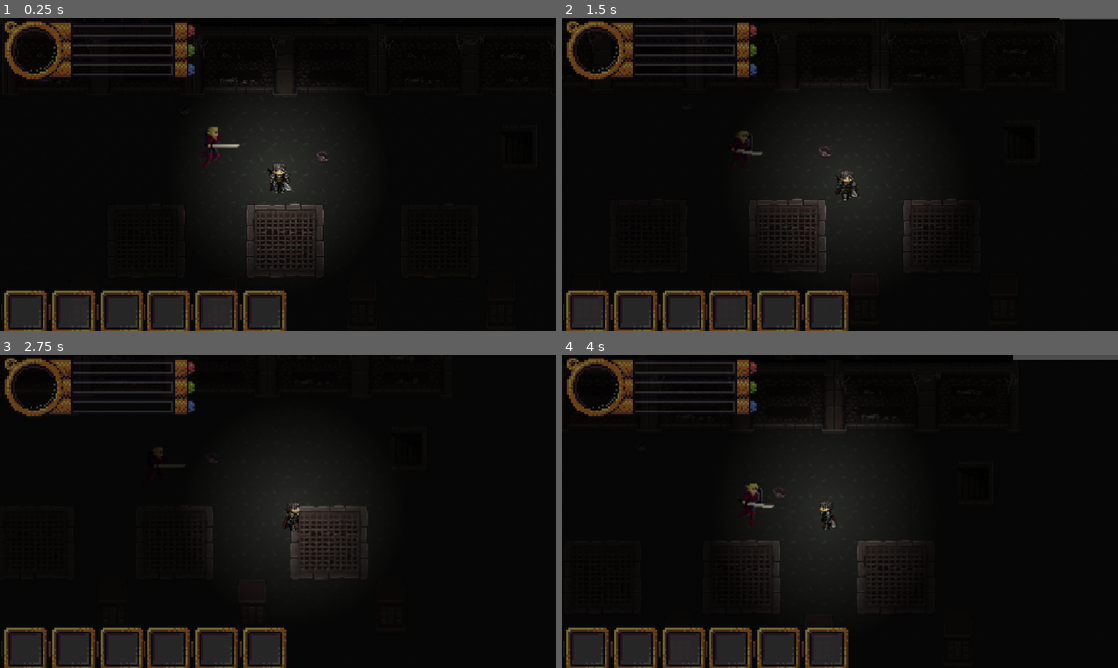
Above: before the commit, frames 1-4 (two rows, left to right).
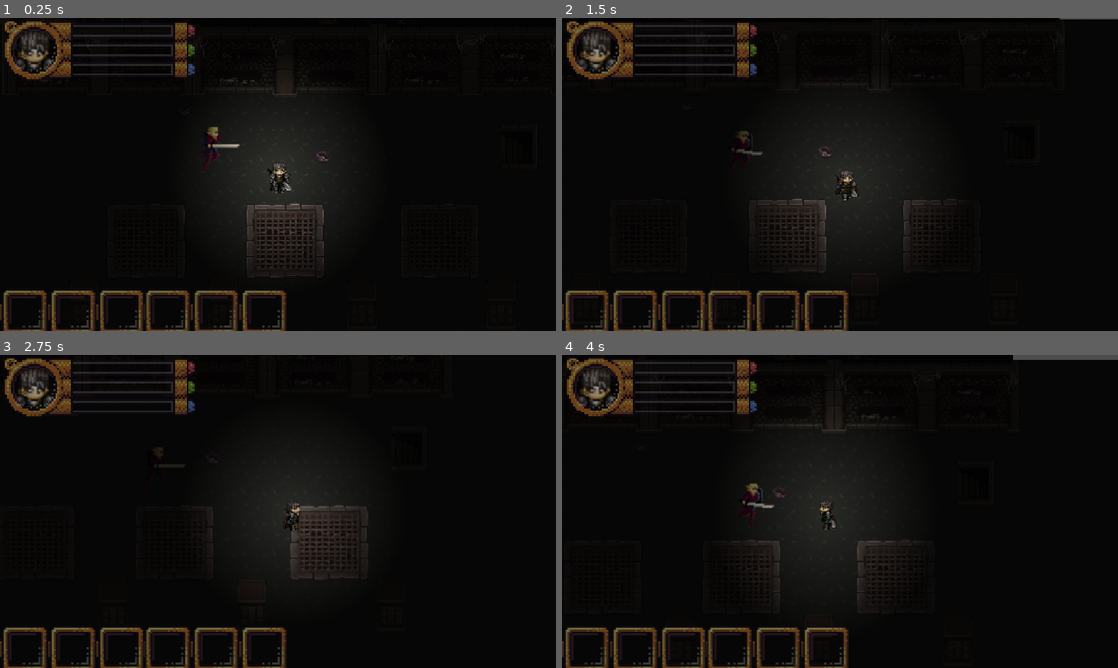
Above: after the commit, the same moments.

Repository: bbm-games/dankcryptic
Game: Godot game, scene res://game.tscn
The game is run twice, just before and just after one commit, with the same random seed, the same clock (stepped at 60 frames per second) and the same inputs. This scene is started directly instead of the project's main scene.
Inputs (mouse positions are in pixels of both pictures, inside the frame that each line leads up to):
- Up to frame 1 (0.25 s): no input
- Up to frame 2 (1.5 s): move the mouse to (962, 158) at 0.52 s; hold D (walk_right) 0.53-1.28 s; hold Space (dash) 0.53-1.28 s; move the mouse to (728, 190) at 1.27 s; hold S (walk_down) from 1.28 s (still down); tap Space (dash) at 1.35 s
- Up to frame 3 (2.75 s): move the mouse to (333, 442) at 2.02 s; release S (walk_down) at 2.03 s; hold D (walk_right) from 2.03 s (still down); hold Space (dash) from 2.03 s (still down)
- Up to frame 4 (4 s): move the mouse to (812, 574) at 2.77 s; release D (walk_right) at 2.78 s; release Space (dash) at 2.78 s; hold W (walk_up) 2.78-3.53 s; tap Space (dash) at 2.85 s; move the mouse to (1006, 558) at 3.52 s; hold A (walk_left) from 3.53 s (still down); hold Space (dash) from 3.53 s (still down)

The runs differ from the first frame. In frame 1, 4.0% of the frame differs, in the area x 0-52%, y 4-100%; in frame 2, 3.9%; in frame 3, 4.0%; in frame 4, 4.0%.

Commit message:
some more changes

Diff:
--- a/game.tscn
+++ b/game.tscn
@@ -158,6 +158,14 @@
 position = Vector2(75, 303)
 texture = ExtResource("2_835av")
 
+[node name="portrait" type="Sprite2D" parent="HUDLayer/CanvasGroup"]
+z_index = -1
+position = Vector2(33, 32)
+scale = Vector2(1.75227, 1.65044)
+texture = ExtResource("6_ui0lc")
+region_enabled = true
+region_rect = Rect2(15.631, 10.3269, 33.099, 27.0018)
+
 [node name="AnimationPlayer" type="AnimationPlayer" parent="HUDLayer"]
 root_node = NodePath("../..")
 libraries = {
Binary file changed: assets/itemslots.png
